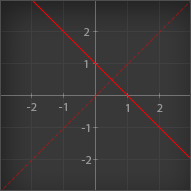
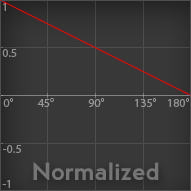
Layers edited between the first and the second 191 x 191 image:
added group "Graph Labels" with 6 layers above "Axis Labels" over 33, 162, 159, 185
added group "Dot product" with 5 layers in group "Graph Labels" over 33, 162, 159, 185
added layer "Normalized" in group "Dot product" over 33, 162, 159, 180
moved "-2" (1st of 2, in "Axis Labels" › "-3 to 3") into group "-3 to 3" over 27, 103, 37, 111
moved "-1" (1st of 3, in "Axis Labels" › "-3 to 3") into group "-3 to 3" over 59, 103, 67, 111
moved "-2" (2nd of 2, in "Axis Labels" › "-3 to 3") into group "-3 to 3" over 81, 156, 92, 164
moved "-1" (2nd of 3, in "Axis Labels" › "-3 to 3") into group "-3 to 3" over 81, 124, 90, 132
added group "Angular" with 9 layers in group "Axis Labels" over 2, 3, 189, 188
added layer "180°" in group "Angular" over 168, 98, 189, 107
added layer "135°" in group "Angular" over 135, 98, 156, 107
added layer "90°" in group "Angular" over 88, 98, 104, 107
added layer "45°" in group "Angular" over 37, 98, 54, 107
added layer "0.5" in group "Angular" over 2, 49, 17, 57
added layer "0°" in group "Angular" over 3, 98, 13, 107
added layer "-0.5" in group "Angular" over 3, 145, 21, 153
added layer "dotNorm" in group "Plots" over 1, 1, 190, 97
hid "OneMinus" over 31, 1, 190, 160
renamed "Support line dashed" to "Support line dashed A copy", hid it over 1, 1, 190, 190
added layer "Axis markers -2 2 left" (23%) in group "Axes" over 1, 47, 144, 144
renamed "Axis markers" to "Axis markers -3 3", hid it over 31, 31, 160, 160
added layer "Horizontal Axis" (30%) in group "Axes" over 1, 95, 190, 96
hid "Main Axes" over 1, 1, 190, 190
added layer "Grid 4x2" (11%) in group "Axes" over 1, 1, 190, 190
renamed "Grid" to "Grid 6x6", hid it over 1, 1, 190, 190
…and 6 more changes (2 added, 4 stack)
